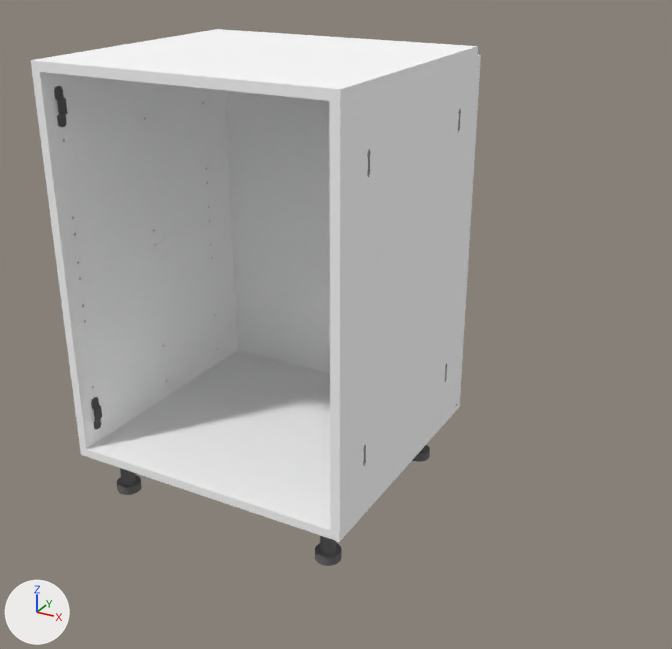
Renders of the glTF model public/models/BC_003.glb from each side of a commit.
Camera for both pictures: a 50 mm camera at (0.943, -1.498, 1.105) aimed at (0.153, -0.062, 0.387). Lighting does not change. The marker at lower left points along +X, +Y and +Z. Where no turn or scale is listed for an object, it has been applied to the vertices. Vertices at the same position are counted once.

In view in the first picture: 'BackPanel', 'BasePanel', 'Leg_FR', 'SidePanel_L', 'SidePanel_R', 'TopPanel'.
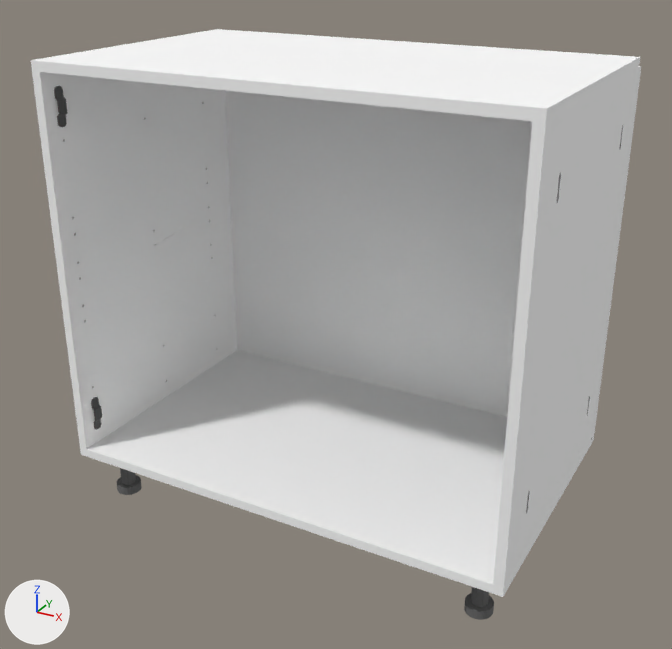
The newer file is also turned or shifted as a whole; pictures and numbers use the older file's frame.

The change, as JSON lines over the scene's bpy script:
```json
{"block": "me_backpanel", "where": "me_backpanel.from_pydata(...)  # 8 vertices, 12 faces; spans x -0.138..0.438, y -0.006..0.0, z 0.0..0.756"}
{"block": "me_backpanel", "where": "# used by ob_backpanel; location = (-0.15, 0.225, 0.112)"}
{"block": "me_backpanel", "change": "me_backpanel part 1: the whole mesh is scaled about its middle by (1.52, 1, 1), then moved by (0.15, 0.0, 0.0)"}
{"block": "me_basepanel", "where": "me_basepanel.from_pydata(...)  # 2348 vertices, 4692 faces; spans x -0.3..0.3, y -0.28..0.28, z -0.009..0.009"}
{"block": "me_basepanel", "where": "# used by ob_basepanel; location = (0.0, -0.037, 0.109)"}
{"block": "me_basepanel", "change": "me_basepanel part 2: all 1174 vertices in x 0.18..0.3, y -0.28..0.28, z -0.009..0.009 are moved by (0.3, 0.0, 0.0)"}
{"block": "me_leg_fr", "where": "me_leg_fr.from_pydata(...)  # 662 vertices, 1300 faces; spans x -0.0231..0.0269, y -0.0252..0.0248, z 0.0..0.09"}
{"block": "me_leg_fr", "where": "# used by ob_leg_fr; location = (0.238, -0.25, 0.0)"}
{"block": "me_leg_fr", "change": "me_leg_fr part 3: the whole mesh is moved by (0.3, 0.0, 0.0)"}
{"block": "me_toppanel", "where": "me_toppanel.from_pydata(...)  # 1061 vertices, 2118 faces; spans x -0.3..0.3, y -0.271..0.271, z 0.0..0.018"}
{"block": "me_toppanel", "where": "# used by ob_toppanel; location = (0.0, -0.046, 0.862)"}
{"block": "me_toppanel", "change": "me_toppanel part 4: all 531 vertices in x 0.228..0.3, y -0.271..0.271, z 0.0..0.018 are moved by (0.3, 0.0, 0.0)"}
{"op": "set", "path": "ob_sidepanel_r.location", "old": "(0.282, -0.037, 0.49)", "new": "(0.582, -0.037, 0.49)"}
```

Location of each change, [x1, y1, x2, y2] in pixels of the pictures (672 x 649 px; the box of a moved part takes in the faces that stretch with it):
```json
{"object": "SidePanel_R", "change": "moved", "before": [329, 55, 481, 533], "after": [493, 66, 641, 588]}
{"object": "BackPanel", "change": "mesh rescaled", "before": [225, 91, 330, 373], "after": [225, 91, 532, 417]}
{"object": "BasePanel", "change": "reshaped", "before": [80, 350, 460, 542], "after": [80, 350, 594, 597], "on screen": "35% wider, 28% taller"}
{"object": "TopPanel", "change": "reshaped", "before": [31, 29, 478, 102], "after": [31, 29, 640, 123], "on screen": "36% wider, 28% taller"}
{"object": "Leg_FR", "change": "mesh moved", "before": [315, 536, 342, 566], "after": [464, 587, 494, 620]}
{"part": 2, "of": "me_basepanel", "change": "moved or reshaped", "before": [317, 373, 460, 542], "after": [317, 373, 594, 597]}
{"part": 4, "of": "me_toppanel", "change": "moved or reshaped", "before": [326, 46, 478, 102], "after": [326, 46, 640, 123]}
```
